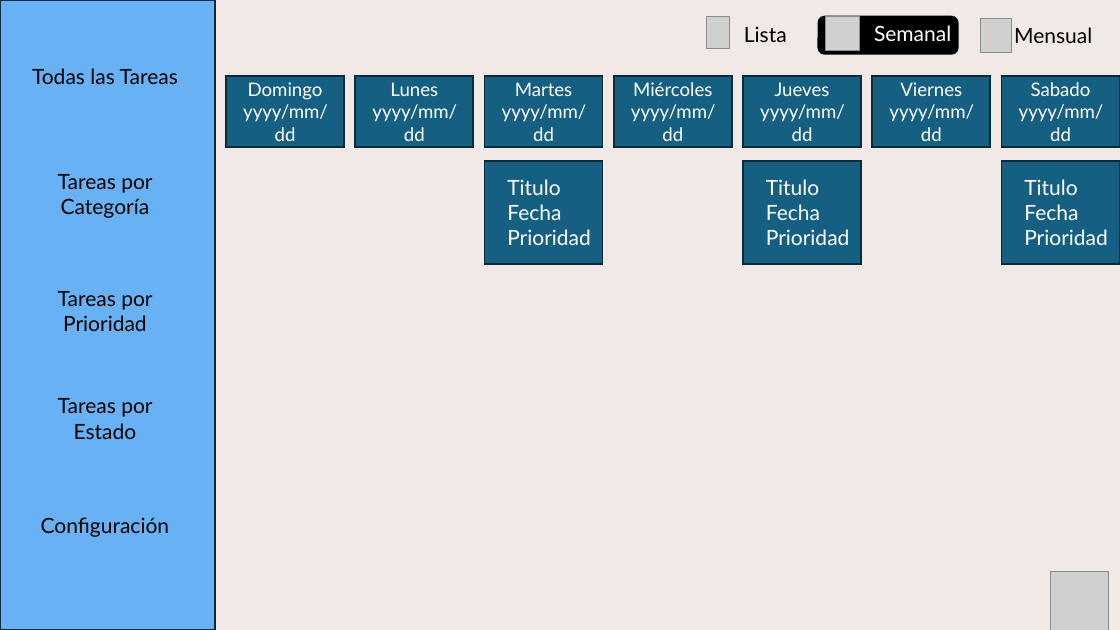
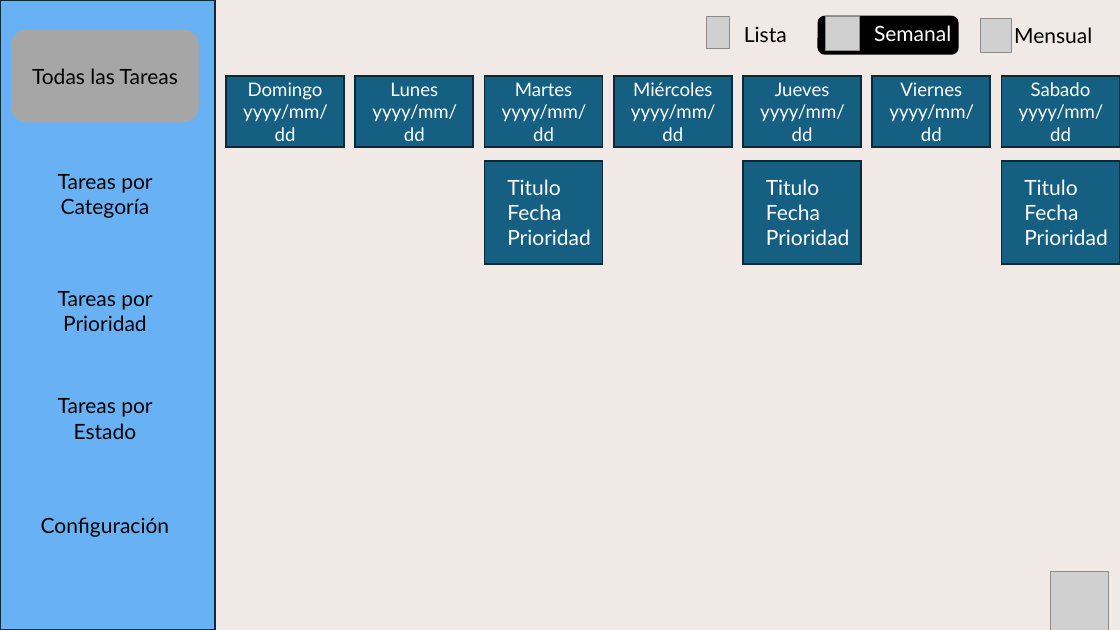
Before and after one commit to Craos6518/Proyecto_To_Do_list_TMS-2024-2, a slide deck: slide 3 of Documentación/Pantalla/Panrtallas.pptx. Drawn at 1120x630 pixels with LibreOffice and Linux fonts; fonts in the diff are those of the drawing; grey boxes stand for pictures. Boxes give left, top, right and bottom in pixels: in the first picture for what was removed or moved away, otherwise in the second. Text is boxed around its words. In the diff, an @@ line names an element or a change of style, - is before the commit and + after.

```diff
--- a/Documentación/Pantalla/Panrtallas.pptx
+++ b/Documentación/Pantalla/Panrtallas.pptx
@@ rounded rectangle "Todas las Tareas" resized from (x1=32, y1=68, x2=178, y2=84) to (x1=11, y1=29, x2=199, y2=122) @@
@@ rounded rectangle "Todas las Tareas" at (x1=11, y1=29, x2=199, y2=122): fill none to #A6A6A6 @@
```
Also in this commit, not shown: 3 other slides changed, 12 other files.
